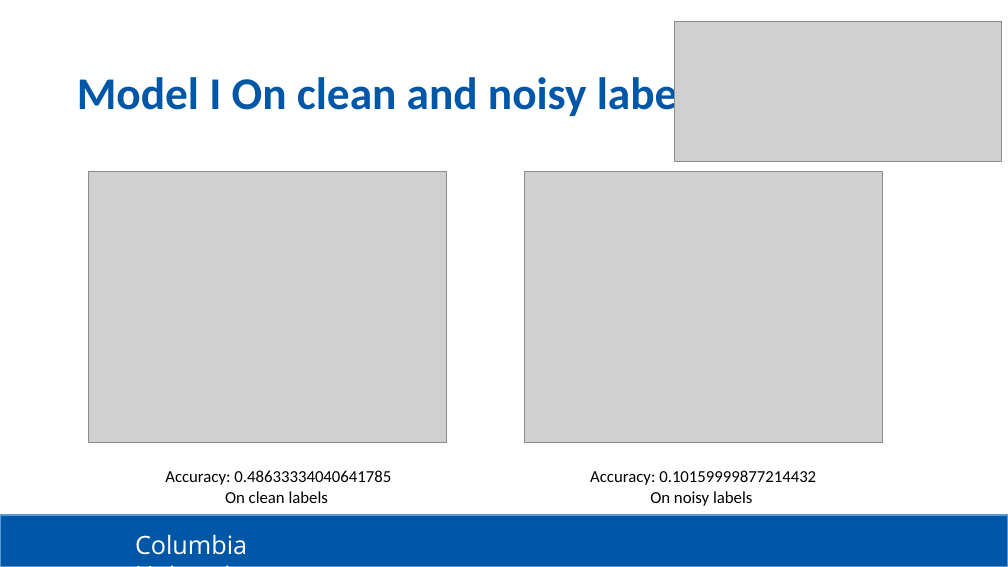
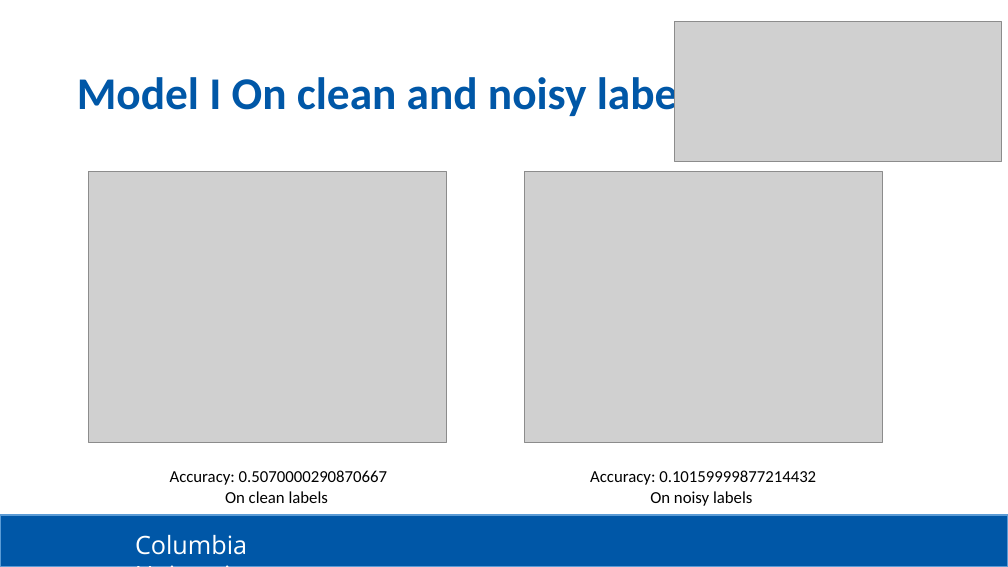
Before and after one commit to TinyoBob/Project-3-Group-8, a slide deck: slide 6 of output/Group_8_Porject_3.pptx. Drawn at 1008x567 pixels with LibreOffice and Linux fonts; fonts in the diff are those of the drawing; grey boxes stand for pictures; background and template pictures are left out. Boxes give left, top, right and bottom in pixels: in the first picture for what was removed or moved away, otherwise in the second. Text is boxed around its words. In the diff, an @@ line names an element or a change of style, - is before the commit and + after.

```diff
--- a/output/Group_8_Porject_3.pptx
+++ b/output/Group_8_Porject_3.pptx
@@ text at <box>170,470,387,485</box>: text changed @@
-Accuracy: 0.48633334040641785
+Accuracy: 0.5070000290870667
```
Also in this commit, not shown: 1 other slide changed, 5 other files.
